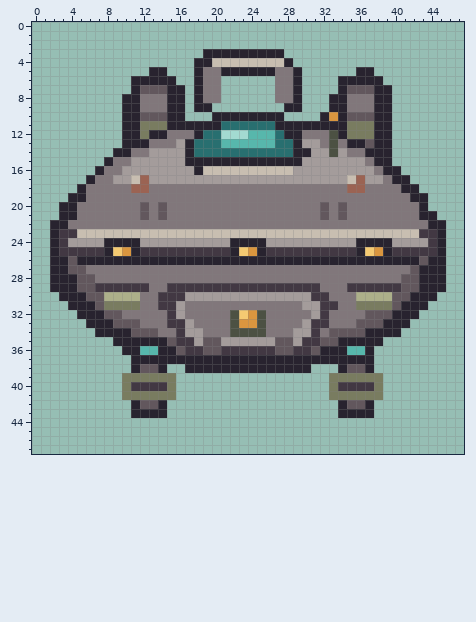
Pixel-art file: art/source/ufo-backpack/ufo_backpack.aseprite. That is the earlier state.
48x48 pixels, 1 frame. Colours within 5 levels of each other are drawn and written as one.
Now the later version:
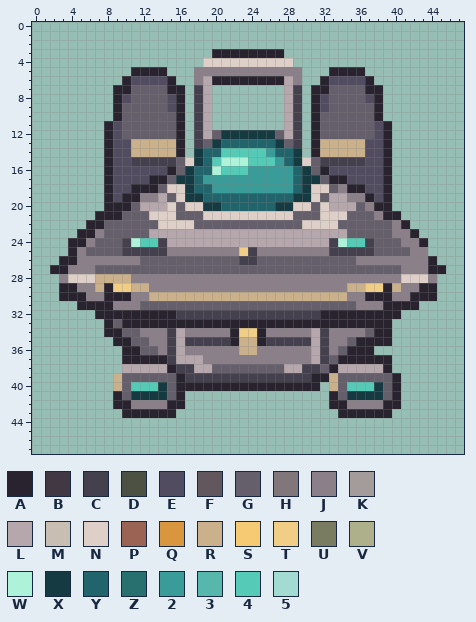
Palette (. is transparent): A #28232f  B #423843  C #45404e  D #4c5143  E #514c60  F #62575d  G #655e6b  H #81777b  J #8b8089  K #a49c9b  L #b6a7ac  M #c8beb1  N #ded0c8  P #9b6353  Q #da963f  R #cab18b  S #f5ca72  T #f1ce86  U #797c60  V #adb08a  W #adf2d9  X #163a41  Y #21646b  Z #286f70  2 #399c99  3 #57b7ac  4 #55cbb7  5 #a3dad1
Difference:
@@ x 0..47 @@
  2 ................................................
- 3 ...................AAAAAAAAA....................
- 4 ..................AAMMMMMMMMA...................
- 5 .............AA...AHHAAAAAAHHA......AA..........
- 6 ...........AAAAA..AHH......HHA....AAAAA.........
- 7 ...........AFFFAA.AHH......HHA....AFFFAA........
- 8 ..........AAHHHAA.AHH......HHA...AAHHHAA........
- 9 ..........AAHHHAA.AA........AA...AAHHHAA........
-10 ..........AAFFFAA...AAAAAAAA....AQAFFFAA........
-11 ..........AAUUUAAAAAAZZZZZZAAAAAAAAUUUAA........
-12 ..........AAUAAHHHAZZ555333ZAAHHHDAUUUAA........
-13 ..........AAAHHHKAZZZ333333ZZAKKHDHAAFAA........
-14 .........AAHHKKKKAZZZZZZZZZZZAAKKDKHHAAA........
-15 ........AHHKKKKKKAAAAAAAAAAAAAKKKKKKKHAA........
-16 .......AHHKKKKKKKKAMMMMMMMMMMKKKKKKKKKHAA.......
-17 ......AHHKKMPKKKKKKKKKKKKKKKKKKKKKKMPKKHAA......
-18 .....AHHHHHPPHHHHHHHHHHHHHHHHHHHHHHPPHHHHAA.....
-19 ....AAHHHHHHHHHHHHHHHHHHHHHHHHHHHHHHHHHHHHAA....
-20 ...AAHHHHHHHFHFHHHHHHHHHHHHHHHHHFHFHHHHHHHHA....
-21 ...AAHHHHHHHFHFHHHHHHHHHHHHHHHHHFHFHHHHHHHHAA...
-22 ..AAHHHHHHHHHHHHHHHHHHHHHHHHHHHHHHHHHHHHHHHHAA..
-23 ..ABBMMMMMMMMMMMMMMMMMMMMMMMMMMMMMMMMMMMMMMBBA..
-24 ..ABKKKKAAAAKKKKKKKKKKAAAAKKKKKKKKKKAAAAKKKKBA..
-25 ..ABBBBBASQABBBBBBBBBBASQABBBBBBBBBBASQABBBBBA..
-26 ..AAFAAAAAAAAAAAAAAAAAAAAAAAAAAAAAAAAAAAAAAFAA..
-27 ..AAFFHHHHHHHHHHHHHHHHHHHHHHHHHHHHHHHHHHHHFAAA..
-28 ..AAAFFHHHHHHHHHHHHHHHHHHHHHHHHHHHHHHHHHHFFAAA..
-29 ..AAAFFBBBBBBHHBBBBBBBBBBBBBBBBBHHHBBBBBBFFAAA..
-30 ...AAAFFVVVVHHBBBKKKKKKKKKKKKKKBBHHHVVVVFFAAA...
-31 ....AAAFUUUUHHBBKHHHHHHHHHHHHHKKBBHHUUUUFAAA....
-32 .....AAAFFHHHHHBKHHHHHDSQDHHHHHKBHHHHFFFAAA.....
-33 ......AAAFFFHHHBBKHHHHDQQDHHHHKBBHHHFFFAAA......
-34 .......AAAAFFFHHBKKHHHDDDDHHHKKBHFFFFAAAA.......
-35 .........AAAAAAFBBKFFKKKKKKFFKBBFFAAAAA.........
-36 ..........AA33AAFBBFFBBBBBBFFBBFAAA33A..........
-37 ...........AAAAAAAAAAAAAAAAAAAAAAAAAAA..........
-38 ...........AFFA..AAAAAAAAAAAAAA...AFFA..........
-39 ..........UUUUUU.................UUUUUU.........
-40 ..........UBBBBU.................UBBBBU.........
-41 ..........UUUUUU.................UUUUUU.........
-42 ...........AFFA...................AFFA..........
-43 ...........AAAA...................AAAA..........
+ 3 ....................AAAAAAAA....................
+ 4 ...................NNNNNNNNNN...................
+ 5 ...........AAAA...JJJJJJJJJJJJ...AAAA...........
+ 6 ..........AEEEEA..JLAAAAAAAALJ..AEEEEA..........
+ 7 .........AAGGGGAA.CL........LC.AAGGGGAA.........
+ 8 .........AEGGGGEA.CL........LC.AEGGGGEA.........
+ 9 .........AGGGGGEA.CL........LC.AEGGGGGA.........
+10 .........AGGGGGGA.CL........LC.AGGGGGGA.........
+11 ........AEGGGGGGA.CL........LC.AGGGGGGEA........
+12 ........AEGGGGGGA.CLGXXXXXXGLC.AGGGGGGEA........
+13 ........AEERRRRRA.CGXYYYYYYXGC.ARRRRREEA........
+14 ........AEERRRRRA.XYY444442YYX.ARRRRREEA........
+15 ........AEECCCCCGNXY4WWW4442YXNGCCCCCEEA........
+16 ........AEEEEEEAGXYYW44422222YXGAEEEEEEA........
+17 ........AEEEEAAGXXY2222222222YXXGAAEEEEA........
+18 ........AEEAAAGNNXYY222222222YXNNGJAAEEA........
+19 ........AEAAJJLGNXXYYYYYYYYYYXXNGLLJJAEA........
+20 ........AAAGLLLNGNNXXYYYYYYXXNNGNLLLGJAA........
+21 .......AAAGGGNNNGGGNNNNNNNNNNGGGNNNGGGJAA.......
+22 ......AAGGGGGGNNNNGGGGGGGGGGGGNNNNGGGGGGJA......
+23 .....AAJGGGGGLLLLLLLLLLLLLLLLLLLLLLGGGGGJJA.....
+24 ....AAJGGGCW44CLLLLLLLLLLLLLLLLLLCW44CGGGJJA....
+25 ....AJGGGGCCCCCJJJJJJJJTCJJJJJJJJCCCCCGGGGJJ....
+26 ...AAJJJJJJJGGGGGGGGGGGCCGGGGGGGGGGGJJJJJJJJA...
+27 ..AAJJJGGGGGGGGGGGGGGGGGGGGGGGGGGGGGGGGGGJJJAA..
+28 ...JNNNRRRRJJJJJJJJJJJJJJJJJJJJJJJJJJJJJJNNNJ...
+29 ...AAJJRATTRRJJJJJJJJJJJJJJJJJJJJJJRRTTARJJAA...
+30 ...AAAJJAAAJJRRRRRRRRRRRRRRRRRRRRRRJJAAAJJAAA...
+31 .....AAAAJJJGGGGGGGGGGGGGGGGGGGGGGGGJJJAAAA.....
+32 .......AAAAAAAAACCCCCCCCCCCCCCCCAAAAAAAAA.......
+33 ........AGAAAAAAAAAAAAAAAAAAAAAAAAAAAAAA........
+34 ........AAGGJJJCLJJJJJATTAJJJJJLCJJJJGAA........
+35 .........AAGGJJCLCCCCCARRACCCCCLCJJGAAAA........
+36 ..........AAGGJCLJJJJJJRRJJJJJJLCJGAAA..........
+37 ..........AAAAACLLLJJJJJJJJJJJJLCGAAAAAA........
+38 ..........LLLLLACCLLGGGGGGGGLLCCGALLLLLA........
+39 .........RGGGGGGACCCCCCCCCCCCCCAARGGGGGGA.......
+40 .........RG444XGAAAAAAAAAAAAAAAA.RG444XGA.......
+41 .........AGXXXXGA................AGXXXXGA.......
+42 .........AAJJJJAA................AAJJJJAA.......
+43 ..........AAAAAA..................AAAAAA........
 44 ................................................
Boxes around the changes in both pictures, in picture pixels (x1, y1, x2, y2):
changed: (50, 49, 446, 418)
